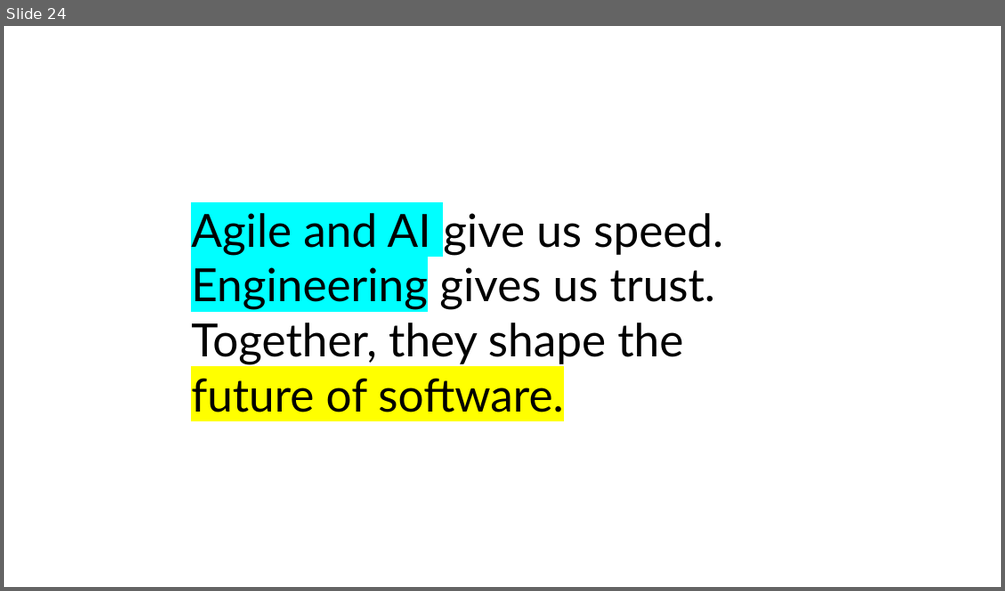
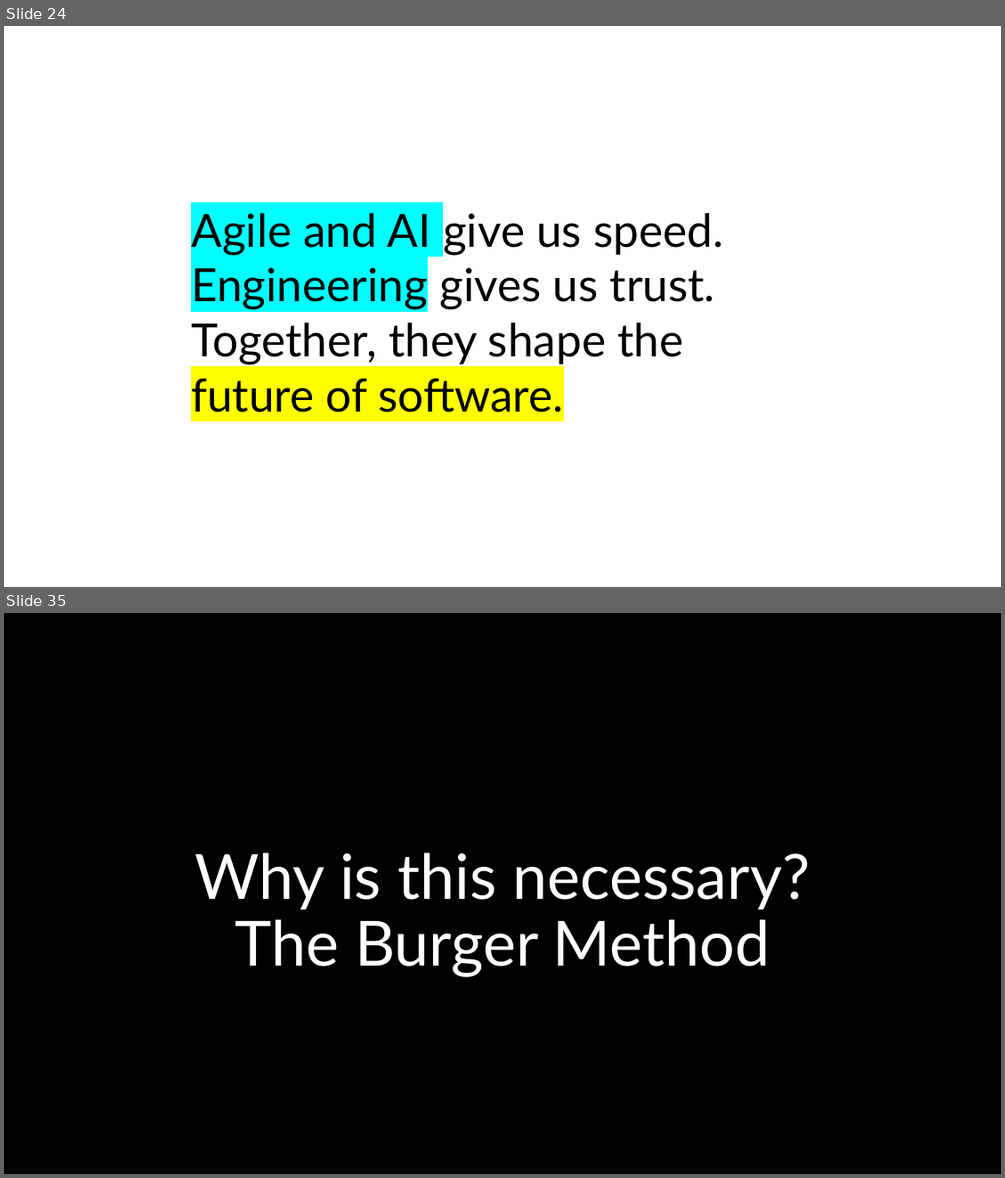
Before and after one commit to HeitorRoriz/NodeJS-Workshop, a slide deck: learning_material/Agile Software Engineering.pptx. Shown one above the other, each under a label of ours: slide 24 before the commit, slides 24 and 35 after it; the slides between them are not shown. The pictures are 1005x591 and 1005x1178 pixels, drawn with LibreOffice and Linux fonts; fonts in the diff are those of the drawing; background and template pictures are left out. Boxes give left, top, right and bottom in pixels: in the first picture for what was removed or moved away, otherwise in the second. Text is boxed around its words. In the diff, an @@ line names an element or a change of style, - is before the commit and + after.

```diff
--- a/learning_material/Agile Software Engineering.pptx
+++ b/learning_material/Agile Software Engineering.pptx
@@ slide 35 added at [4,613,1001,1174], background picture (left out) @@
@@ title added at [195,852,809,977], 60 pt, text #FFFFFF @@
+Why is this necessary? The Burger Method
```
Also in this commit, not shown: 2 slides changed, 10 other slides added, 1 other file.
